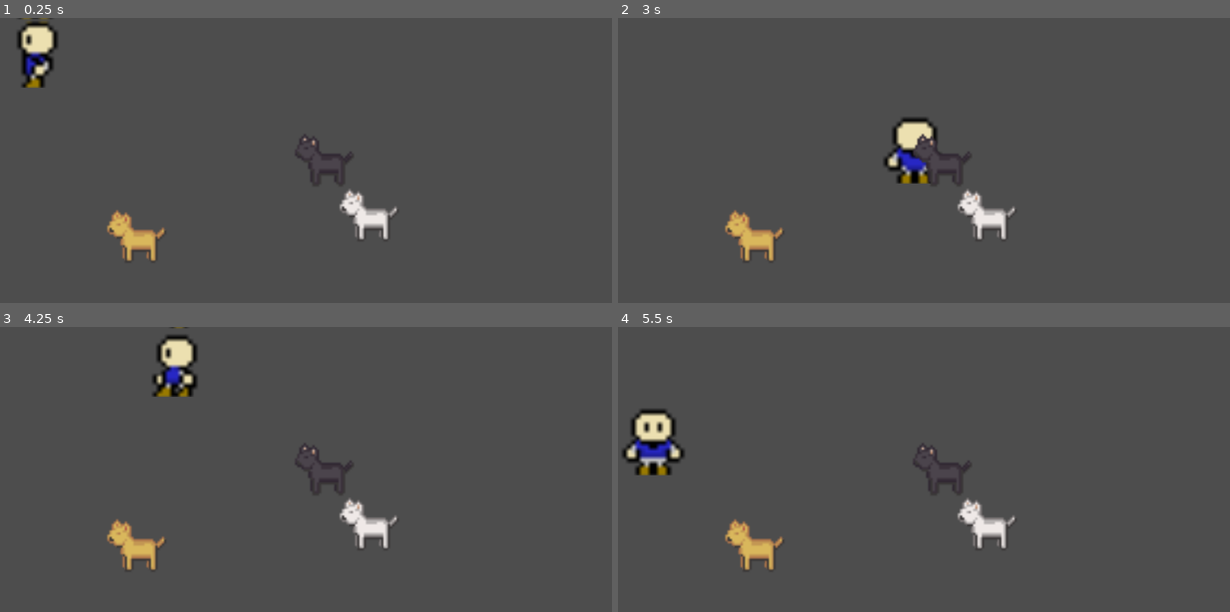
Above: before the commit, frames 1-4 (two rows, left to right).
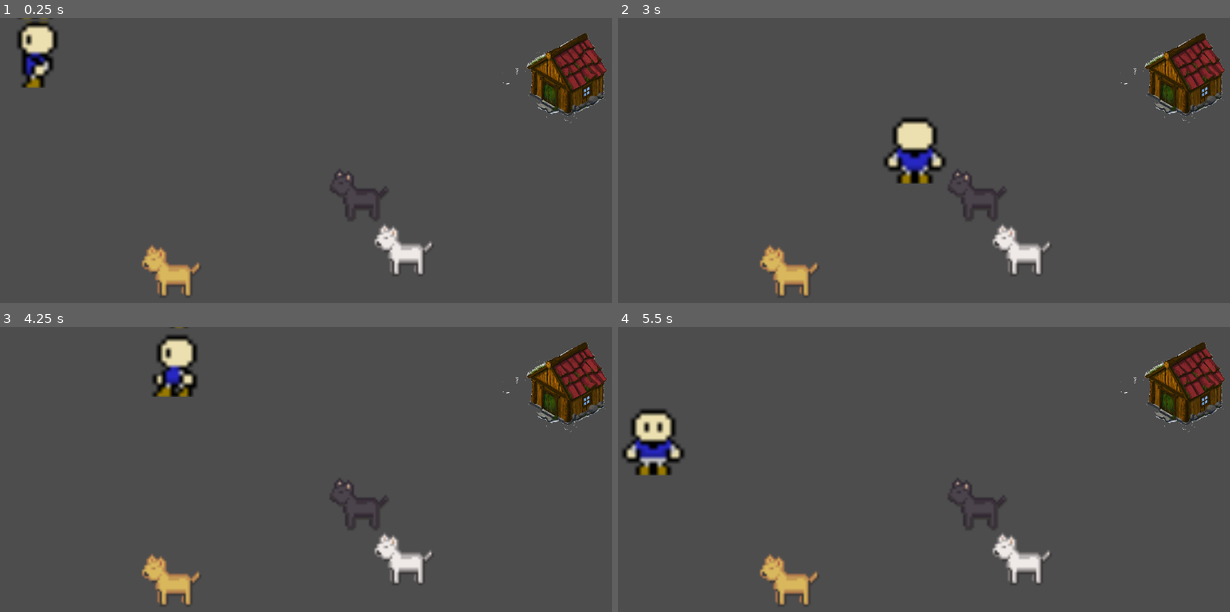
Above: after the commit, the same moments.

Repository: sygi/dog_game
Game: Godot game, scene res://root.tscn
The game is run twice, just before and just after one commit, with the same random seed, the same clock (stepped at 60 frames per second) and the same inputs.
Inputs:
- Up to frame 1 (0.25 s): no input
- Up to frame 2 (3 s): tap Enter at 0.5 s; hold Right (right) 0.53-1.28 s; hold Down (down) 1.28-2.03 s; hold Right (right) 2.03-2.78 s; hold Up (up) from 2.78 s (still down)
- Up to frame 3 (4.25 s): release Up (up) at 3.53 s; hold Left (left) from 3.53 s (still down)
- Up to frame 4 (5.5 s): release Left (left) at 5.03 s; hold Down (down) from 5.03 s (still down)

The runs differ from the first frame. In frame 1, 5.8% of the frame differs, in the area x 17-100%, y 5-98%; in frame 2, 6.1%; in frame 3, 5.8%; in frame 4, 5.8%.

Commit message:
add a bad picture of a doghouse

Diff:
--- a/dog.tscn
+++ b/dog.tscn
@@ -56,20 +56,21 @@
 }]
 
 [node name="Node2D" type="Node2D" groups=["dogs"]]
-position = Vector2(80, 80)
 script = ExtResource("1_4dp7p")
 
 [node name="AnimatedSprite2D" type="AnimatedSprite2D" parent="."]
 scale = Vector2(5, 5)
 sprite_frames = SubResource("SpriteFrames_m1mtx")
 animation = &"idle_black"
+centered = false
 
 [node name="Area2D" type="Area2D" parent="."]
 
 [node name="CollisionPolygon2D" type="CollisionPolygon2D" parent="Area2D"]
+position = Vector2(78, 76)
 polygon = PackedVector2Array(-77, -20, -60, -60, -4, -61, 89, -27, 89, 74, -64, 75)
 
 [node name="marker" type="Node2D" parent="."]
 visible = false
-position = Vector2(40, 0)
+position = Vector2(151, 24)
 script = ExtResource("3_yrgip")
--- /dev/null
+++ b/house.tscn
@@ -0,0 +1,10 @@
+[gd_scene load_steps=2 format=3 uid="uid://bj8otl58obswd"]
+
+[ext_resource type="Texture2D" uid="uid://dv6qthtjga52h" path="res://assets/house_nobg.png" id="1_gydsc"]
+
+[node name="house" type="Node2D"]
+
+[node name="Sprite2D" type="Sprite2D" parent="."]
+z_index = -1
+texture = ExtResource("1_gydsc")
+centered = false
--- a/player.gd
+++ b/player.gd
@@ -40,8 +40,15 @@
 		dog.activate()
 		active_dog = dog
 
+func sprite_size() -> Vector2:
+	var sprite_frames = $AnimatedSprite2D.sprite_frames
+	var texture       = sprite_frames.get_frame_texture("up_idle", 0)
+	var texture_size  = texture.get_size()
+	var as2d_size     = texture_size * $AnimatedSprite2D.get_scale()
+	return as2d_size
+
 func _ready() -> void:
-	screen_size = get_viewport_rect().size
+	screen_size = get_viewport_rect().size - sprite_size()
 
 func update_animation():
 	for direction in POSSIBLE_DIRECTIONS:
--- a/root.tscn
+++ b/root.tscn
@@ -1,7 +1,8 @@
-[gd_scene load_steps=3 format=3 uid="uid://bt6ykv1wpa2dv"]
+[gd_scene load_steps=4 format=3 uid="uid://bt6ykv1wpa2dv"]
 
 [ext_resource type="PackedScene" uid="uid://8efwgxdpe0vr" path="res://player.tscn" id="1_gayhf"]
 [ext_resource type="Script" path="res://dogs_manager.gd" id="2_lrd6m"]
+[ext_resource type="PackedScene" uid="uid://bj8otl58obswd" path="res://house.tscn" id="3_k61eu"]
 
 [node name="root" type="Node2D"]
 
@@ -12,4 +13,6 @@
 [node name="dogs" type="Node2D" parent="."]
 script = ExtResource("2_lrd6m")
 
-[node name="house" type="Node2D" parent="."]
+[node name="house" parent="." instance=ExtResource("3_k61eu")]
+position = Vector2(1147, 21)
+scale = Vector2(0.3, 0.3)
Binary file added: assets/house_nobg.png
